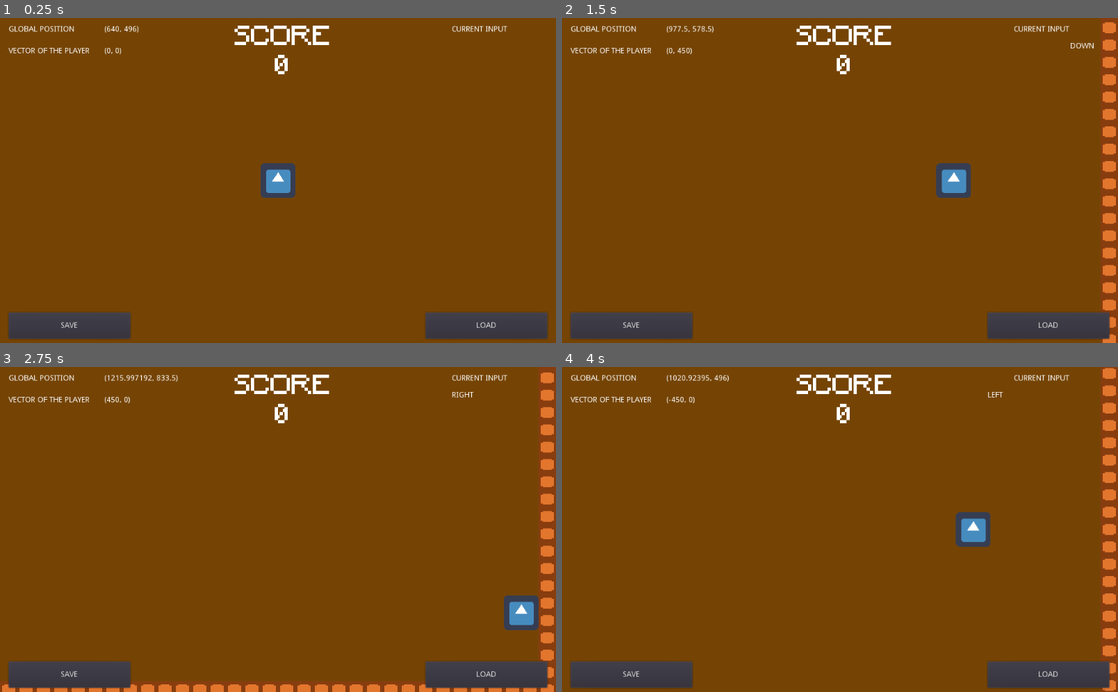
Above: before the commit, frames 1-4 (two rows, left to right).
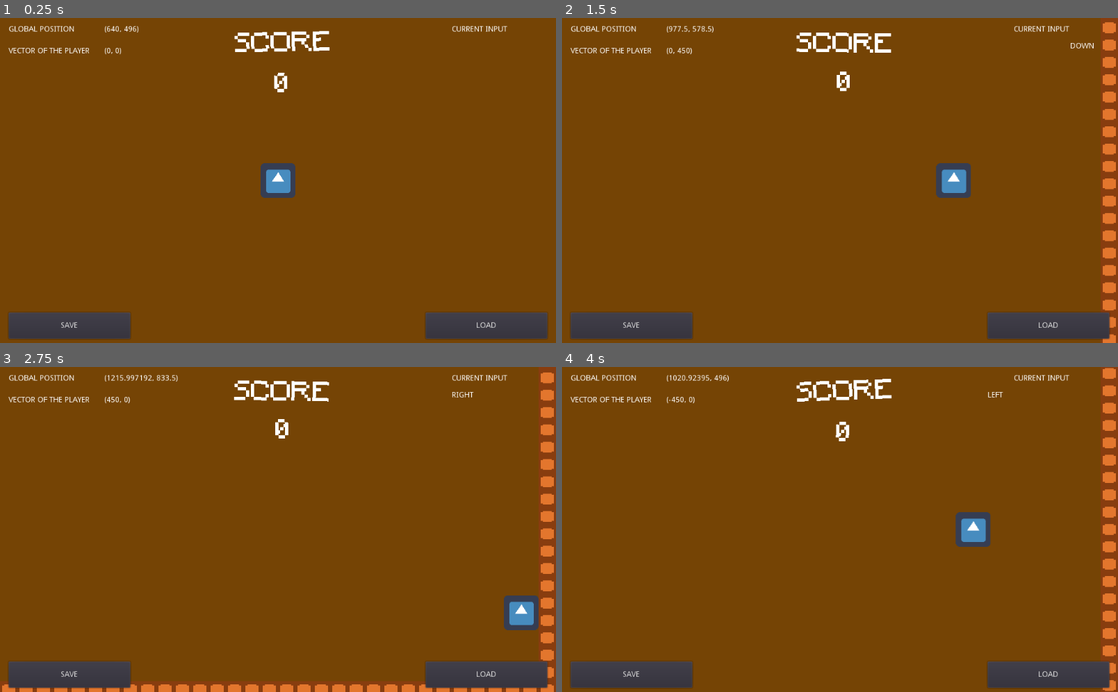
Above: after the commit, the same moments.

Repository: Autolyco/Collect-things-just-for-testing-things-
Game: Godot game, scene res://Assets/scenes_/World.tscn
Same seed, same stepped clock (60 frames per second), same inputs: the game is played once before the commit and once after it. The engine's default icon, where the game draws it, is replaced by a stand-in: a white triangle on a blue panel in a dark square.
Inputs:
- Up to frame 1 (0.25 s): no input
- Up to frame 2 (1.5 s): hold Right (ui_right) 0.53-1.28 s; hold Down (ui_down) from 1.28 s (still down)
- Up to frame 3 (2.75 s): release Down (ui_down) at 2.03 s; hold Right (ui_right) from 2.03 s (still down)
- Up to frame 4 (4 s): release Right (ui_right) at 2.78 s; hold Up (ui_up) 2.78-3.53 s; hold Left (ui_left) from 3.53 s (still down)

The runs differ from the first frame. In frame 1, 0.9% of the frame differs, in the area x 42-60%, y 2-23%; in frame 2, 0.9%; in frame 3, 0.9%; in frame 4, 0.9%.

Commit message:
addedd effect to score, need to work on save file now

Diff:
--- a/Assets/prefabs_/interface/interface.tscn
+++ b/Assets/prefabs_/interface/interface.tscn
@@ -6,8 +6,154 @@
 size = 48
 font_data = ExtResource( 1 )
 
+[sub_resource type="DynamicFont" id=6]
+size = 48
+font_data = ExtResource( 1 )
+
 [sub_resource type="Animation" id=2]
 resource_name = "Stance"
+length = 2.0
+loop = true
+tracks/0/type = "value"
+tracks/0/path = NodePath("UI/lbl_score:rect_position")
+tracks/0/interp = 2
+tracks/0/loop_wrap = true
+tracks/0/imported = false
+tracks/0/enabled = true
+tracks/0/keys = {
+"times": PoolRealArray( 0, 1 ),
+"transitions": PoolRealArray( 1.07178, 0.812253 ),
+"update": 0,
+"values": [ Vector2( 432, 28 ), Vector2( 432, 24 ) ]
+}
+tracks/1/type = "value"
+tracks/1/path = NodePath("UI/lbl_score:rect_rotation")
+tracks/1/interp = 1
+tracks/1/loop_wrap = true
+tracks/1/imported = false
+tracks/1/enabled = true
+tracks/1/keys = {
+"times": PoolRealArray( 0, 1 ),
+"transitions": PoolRealArray( 1.07177, 1.56917 ),
+"update": 0,
+"values": [ -2.0, 2.0 ]
+}
+
+[sub_resource type="Animation" id=3]
+resource_name = "Stance_score"
+length = 2.0
+loop = true
+tracks/0/type = "value"
+tracks/0/path = NodePath("UI/lbl_score_value:rect_position")
+tracks/0/interp = 2
+tracks/0/loop_wrap = true
+tracks/0/imported = false
+tracks/0/enabled = true
+tracks/0/keys = {
+"times": PoolRealArray( 0, 1 ),
+"transitions": PoolRealArray( 1, 1 ),
+"update": 0,
+"values": [ Vector2( 352, 80 ), Vector2( 352, 85 ) ]
+}
+tracks/1/type = "value"
+tracks/1/path = NodePath("UI/lbl_score_value:rect_rotation")
+tracks/1/interp = 2
+tracks/1/loop_wrap = true
+tracks/1/imported = false
+tracks/1/enabled = true
+tracks/1/keys = {
+"times": PoolRealArray( 0, 1 ),
+"transitions": PoolRealArray( 1, 1 ),
+"update": 0,
+"values": [ 2.0, -2.0 ]
+}
+
+[sub_resource type="Animation" id=4]
+resource_name = "Stance"
+length = 2.0
+loop = true
+tracks/0/type = "value"
+tracks/0/path = NodePath("UI/lbl_score:rect_position")
+tracks/0/interp = 2
+tracks/0/loop_wrap = true
+tracks/0/imported = false
+tracks/0/enabled = true
+tracks/0/keys = {
+"times": PoolRealArray( 0, 1 ),
+"transitions": PoolRealArray( 1.07178, 0.812253 ),
+"update": 0,
+"values": [ Vector2( 432, 28 ), Vector2( 432, 24 ) ]
+}
+tracks/1/type = "value"
+tracks/1/path = NodePath("UI/lbl_score:rect_rotation")
+tracks/1/interp = 1
+tracks/1/loop_wrap = true
+tracks/1/imported = false
+tracks/1/enabled = true
+tracks/1/keys = {
+"times": PoolRealArray( 0, 1 ),
+"transitions": PoolRealArray( 1.07177, 1.56917 ),
+"update": 0,
+"values": [ -2.0, 2.0 ]
+}
+
+[sub_resource type="Animation" id=5]
+resource_name = "Stance_score"
+length = 2.0
+loop = true
+tracks/0/type = "value"
+tracks/0/path = NodePath("UI/lbl_score_value:rect_position")
+tracks/0/interp = 2
+tracks/0/loop_wrap = true
+tracks/0/imported = false
+tracks/0/enabled = true
+tracks/0/keys = {
+"times": PoolRealArray( 0, 1 ),
+"transitions": PoolRealArray( 1, 1 ),
+"update": 0,
+"values": [ Vector2( 352, 80 ), Vector2( 352, 85 ) ]
+}
+tracks/1/type = "value"
+tracks/1/path = NodePath("UI/lbl_score_value:rect_rotation")
+tracks/1/interp = 2
+tracks/1/loop_wrap = true
+tracks/1/imported = false
+tracks/1/enabled = true
+tracks/1/keys = {
+"times": PoolRealArray( 0, 1 ),
+"transitions": PoolRealArray( 1, 1 ),
+"update": 0,
+"values": [ 2.0, -2.0 ]
+}
+
+[sub_resource type="Animation" id=7]
+resource_name = "new_score_effect"
+length = 0.2
+step = 0.01
+tracks/0/type = "value"
+tracks/0/path = NodePath("UI/lbl_score_value:custom_fonts/font:size")
+tracks/0/interp = 1
+tracks/0/loop_wrap = true
+tracks/0/imported = false
+tracks/0/enabled = true
+tracks/0/keys = {
+"times": PoolRealArray( 0, 0.1, 0.2 ),
+"transitions": PoolRealArray( 1, 1, 1 ),
+"update": 0,
+"values": [ 48, 80, 48 ]
+}
+tracks/1/type = "value"
+tracks/1/path = NodePath("UI/lbl_score_value:custom_colors/font_color")
+tracks/1/interp = 0
+tracks/1/loop_wrap = true
+tracks/1/imported = false
+tracks/1/enabled = true
+tracks/1/keys = {
+"times": PoolRealArray( 0, 0.05, 0.09, 0.13, 0.17, 0.2 ),
+"transitions": PoolRealArray( 1, 1, 1, 1, 1, 1 ),
+"update": 0,
+"values": [ Color( 1, 0, 0, 1 ), Color( 0.921569, 0.0313726, 0.760784, 1 ), Color( 0, 0.956863, 0.12549, 1 ), Color( 1, 0.654902, 0, 1 ), Color( 0, 1, 0.952941, 1 ), Color( 1, 1, 1, 1 ) ]
+}
 
 [node name="Interface" type="Control"]
 anchor_right = 1.0
@@ -156,9 +302,10 @@
 
 [node name="lbl_score" type="Label" parent="UI"]
 margin_left = 432.0
-margin_top = 14.0
+margin_top = 27.0142
 margin_right = 609.0
-margin_bottom = 62.0
+margin_bottom = 75.0149
+rect_rotation = 0.205508
 custom_fonts/font = SubResource( 1 )
 text = "SCORE"
 __meta__ = {
@@ -166,16 +313,29 @@
 }
 
 [node name="lbl_score_value" type="Label" parent="UI"]
-margin_left = 352.0
-margin_top = 68.0
-margin_right = 688.0
-margin_bottom = 116.0
-custom_fonts/font = SubResource( 1 )
+margin_left = 335.0
+margin_top = 75.0
+margin_right = 671.0
+margin_bottom = 155.0
+rect_rotation = 2.0
+custom_fonts/font = SubResource( 6 )
+custom_colors/font_color = Color( 1, 1, 1, 1 )
+text = "45"
 align = 1
 valign = 1
 __meta__ = {
 "_edit_use_anchors_": false
 }
 
-[node name="Animation" type="AnimationPlayer" parent="."]
+[node name="animation_score_stance" type="AnimationPlayer" parent="."]
+autoplay = "Stance_score"
 anims/Stance = SubResource( 2 )
+anims/Stance_score = SubResource( 3 )
+
+[node name="animation_score_value_stance" type="AnimationPlayer" parent="."]
+autoplay = "Stance_score"
+anims/Stance = SubResource( 4 )
+anims/Stance_score = SubResource( 5 )
+
+[node name="animation_score_value_effect" type="AnimationPlayer" parent="."]
+anims/new_score_effect = SubResource( 7 )
--- a/Assets/prefabs_/player/player_script.gd
+++ b/Assets/prefabs_/player/player_script.gd
@@ -12,6 +12,8 @@
 
 func _ready():
 
+
+	_interface_animations()
 
 	print("Player has spawned")
 
@@ -44,7 +46,13 @@
 func _add_score():
 	score += 10
 
+	$CanvasLayer/Interface/animation_score_value_effect.play("new_score_effect")
 
+
+
+func _interface_animations():
+	$CanvasLayer/Interface/animation_score_stance.play("Stance")
+	$CanvasLayer/Interface/animation_score_value_stance.play("Stance_score")
 
 
 
Not shown: 1 places in Assets/prefabs_/interface/interface.tscn that only renumber resources
